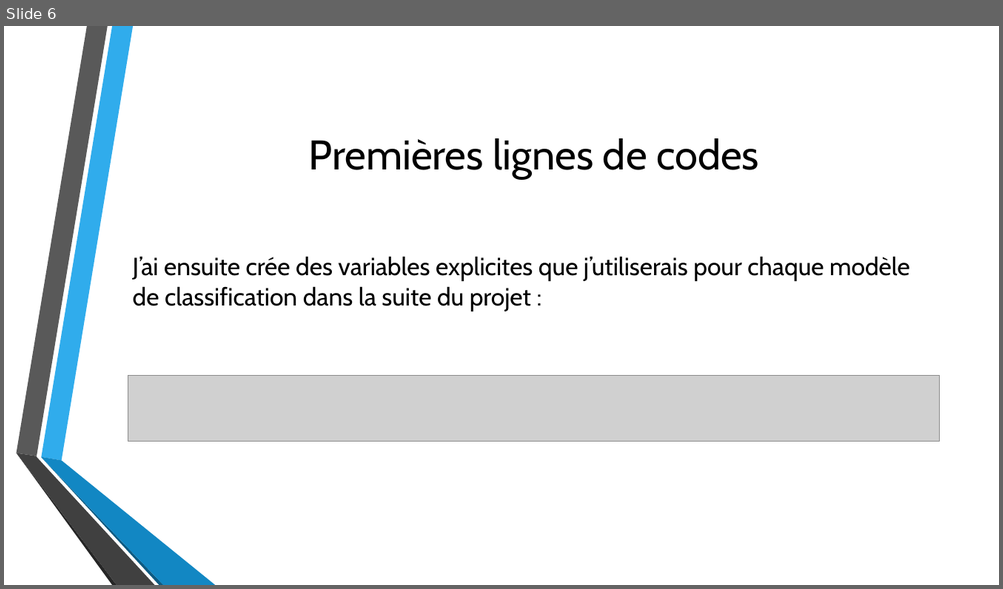
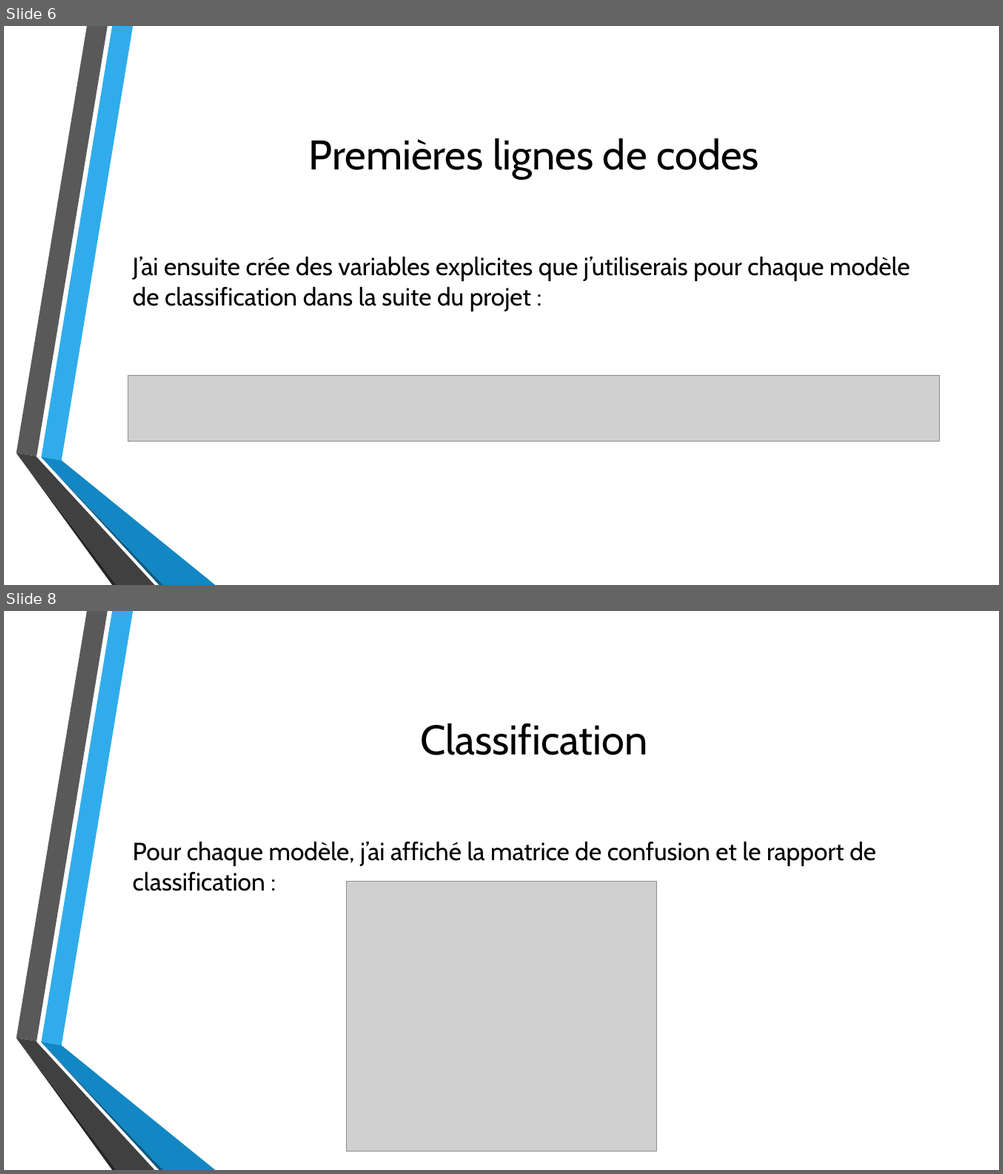
Before and after one commit to HenD-11/PythonForDataAnalysis, a slide deck: PPT_python4data.pptx. Shown one above the other, each under a label of ours: slide 6 before the commit, slides 6 and 8 after it; the slides between them are not shown. The pictures are 1003x589 and 1003x1174 pixels, drawn with LibreOffice and Linux fonts; fonts in the diff are those of the drawing; grey boxes stand for pictures; background and template pictures are left out. Boxes give left, top, right and bottom in pixels: in the first picture for what was removed or moved away, otherwise in the second. Text is boxed around its words. In the diff, an @@ line names an element or a change of style, - is before the commit and + after.

```diff
--- a/PPT_python4data.pptx
+++ b/PPT_python4data.pptx
@@ slide 8 added at [4,611,999,1170], background picture (left out); not listed: 6 template elements that a slide beside it also shows @@
@@ title added at [420,723,648,755], 40 pt, text #000000 @@
+Classification
@@ text added at [133,841,876,891], 24 pt, text #000000 @@
+Pour chaque modèle, j’ai affiché la matrice de confusion et le rapport de classification :
@@ picture added at [347,881,656,1152] @@
```
Also in this commit, not shown: 1 other slide added, 1 other file.
